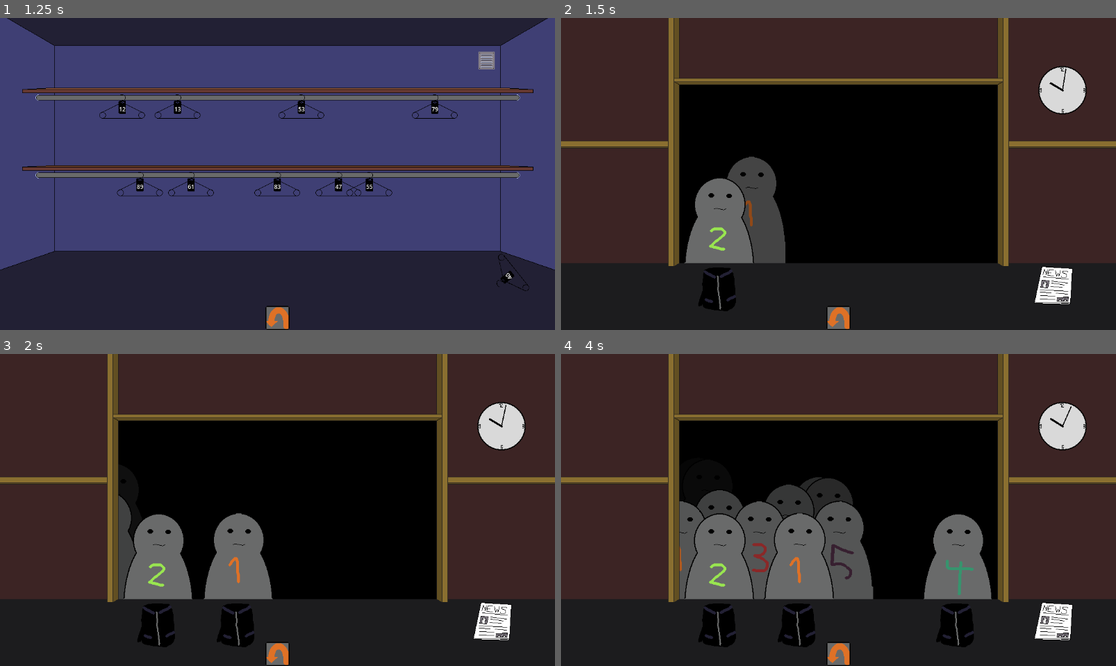
Above: before the commit, frames 1-4 (two rows, left to right).
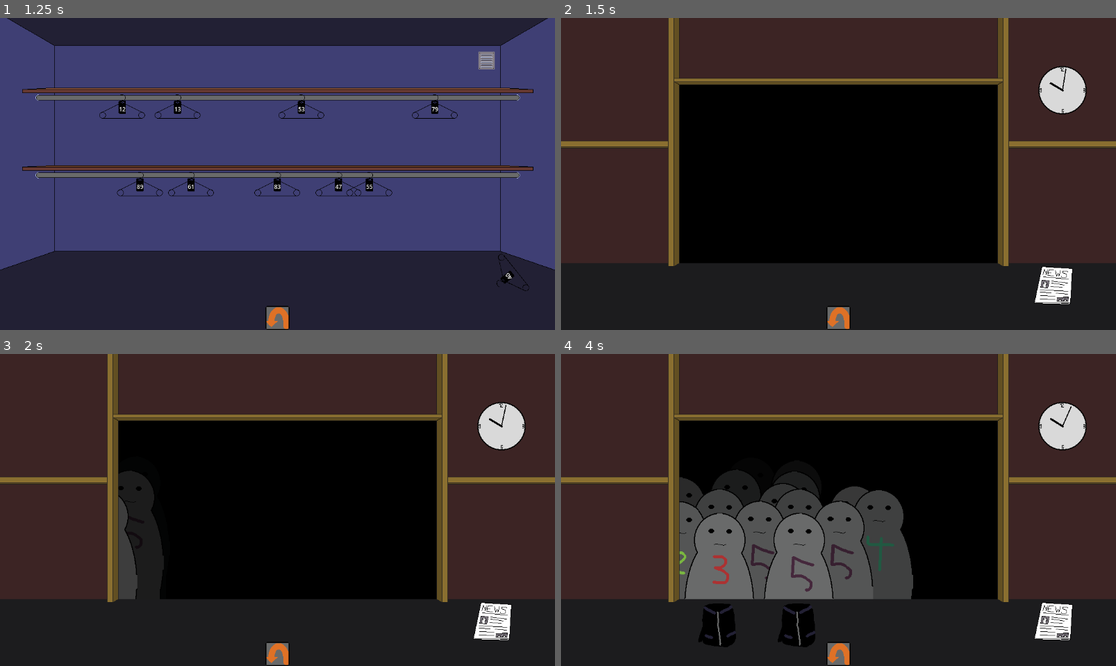
Above: after the commit, the same moments.

Repository: Reicher/cloakroom
Game: Godot game, scene res://scenes/game.tscn
Two runs of this game, one before a commit and one after it. Both use one fixed random seed, a clock stepped at 60 frames per second and the inputs below.
Inputs (mouse positions are in pixels of both pictures, inside the frame that each line leads up to):
- Up to frame 1 (1.25 s): click (277, 317) at 0.5 s
- Up to frame 2 (1.5 s): click (838, 317) at 1.25 s
- Up to frame 3 (2 s): no input
- Up to frame 4 (4 s): click (838, 653) at 2 s; tap Enter at 2.75 s; move the mouse to (683, 444) at 2.77 s; click (683, 444) at 2.92 s; move the mouse to (1049, 619) at 3.52 s; click (1049, 619) at 3.67 s

Frame 1 is identical in both runs. In frame 2, 5.3% of the frame differs, in the area x 22-41%, y 44-94%; in frame 3, 6.9%; in frame 4, 8.0%, in the area x 21-78%, y 37-94%.

Commit message:
Last bug fixed
Famous last words

Diff:
--- a/scenes/guest.tscn
+++ b/scenes/guest.tscn
@@ -27,4 +27,12 @@
 visible = false
 position = Vector2(0, 62)
 
+[node name="ArrivalTimer" type="Timer" parent="."]
+one_shot = true
+
+[node name="LeaveTimer" type="Timer" parent="."]
+one_shot = true
+
 [connection signal="item_added" from="Surface" to="." method="_on_surface_item_added"]
+[connection signal="timeout" from="ArrivalTimer" to="." method="_on_arrival_timer_timeout"]
+[connection signal="timeout" from="LeaveTimer" to="." method="_on_leave_timer_timeout"]
--- a/scripts/game.gd
+++ b/scripts/game.gd
@@ -18,11 +18,10 @@
 	for i in range(total_guests):
 		var guest = guestScene.instantiate()
 
+		counter_view.add_guest(guest)
+
 		# Night data should be some sort of struct
-		guest.arrival_time = randi() % (night_duration/2)
-		guest.leave_time = (night_duration/2) + randi() % (night_duration/2)
-
-		counter_view.add_guest(guest)
+		guest.notify_opening_hours(0, night_duration)
 
 func _on_item_dropped(item: Node2D):
 	item.move_to_parent(self)
--- a/scripts/guest.gd
+++ b/scripts/guest.gd
@@ -5,16 +5,18 @@
 signal dropItem(item: Node2D)
 
 # State management
-enum State { ARRIVING, IN_LINE, WAITING_FOR_PICKUP, WAITING_FOR_DROPOFF, WAITING_FOR_TICKET, IN_CLUB, LEAVING }
-var state: State = State.ARRIVING
+enum State { HOME, ARRIVING, IN_LINE, WAITING_FOR_PICKUP, WAITING_FOR_DROPOFF, WAITING_FOR_TICKET, IN_CLUB, LEAVING }
+var state: State = State.HOME
+
+@onready var arriving = $ArrivalTimer
+@onready var leaving = $LeaveTimer
+
+var speed : int = 150 + (randi() % 150)
+var tween : Tween = null
 
 @onready var money = $Money
 var belonging : Node2D
 var ticket: Node2D
-
-var time = 0.0
-var arrival_time = 999999.0
-var leave_time = 0.0
 
 func _ready():
 	global_position = Vector2(0, 300)
@@ -29,10 +31,20 @@
 	belonging.position = Vector2(0, 50)
 	add_child(belonging)
 
-	print("I will arrive at "+ str(arrival_time) + " and leave at " + str(leave_time))
+func notify_opening_hours(opens: int, closes: int):
+	var night_duration = closes - opens
+
+	arriving.start(float(randi() % (night_duration/2)))
+	arriving.timeout.connect(_set_state.bind(State.ARRIVING))
+
+	leaving.start(float((night_duration/2) + randi() % (night_duration/2)))
+	print("I will arrive at "+ str(arriving.get_wait_time()) + " and leave at " + str(leaving.get_wait_time()))
 
 func _set_state(new_state: State):
+	# What to do when entering a state
 	match new_state:
+		State.ARRIVING:
+			going_to_queue.emit(self)
 		State.WAITING_FOR_PICKUP:
 			belonging.visible = true
 			dropItem.emit(belonging)
@@ -44,37 +56,34 @@
 			money.visible = true
 			dropItem.emit(money)
 			belonging.picked.disconnect(_set_state.bind(State.WAITING_FOR_TICKET))
+		State.IN_CLUB:
+			if leaving.is_stopped():
+				going_to_queue.emit(self)
 		State.LEAVING:
 			belonging.visible = false
 			leaving_spot.emit(self)
-			_move_to(Vector2(0, position.y), 150 + (randi() % 150))
+			_move_to(Vector2(0, position.y))
 
 	state = new_state
 
-func _process(delta: float) -> void:
-	time += delta
-	if state == State.ARRIVING and time >= arrival_time:
+func _on_leave_timer_timeout() -> void:
+	if state == State.IN_CLUB:
 		going_to_queue.emit(self)
-	elif time >= leave_time:
-		if state == State.IN_CLUB:
-			going_to_queue.emit(self)
-		elif self.is_ancestor_of(belonging): # My jacket is allready on
-			_set_state(State.LEAVING)
-		elif $Surface.contains(belonging):
-			belonging.move_to_parent(self)
-			_set_state(State.LEAVING)
+	elif self.is_ancestor_of(belonging): # My jacket is allready on
+		_set_state(State.LEAVING)
+	elif $Surface.contains(belonging):
+		belonging.move_to_parent(self)
+		_set_state(State.LEAVING)
 
-func goToQueueSpot(target_pos: Vector2, is_service_spot: bool):
-	if state == State.LEAVING:
-		return
-	_set_state(State.IN_LINE)
-	var tween = _move_to(target_pos, 150 + (randi() % 150))
-	if is_service_spot:
-		tween.finished.connect(_on_counter_reached)
+func _move_to(target_pos: Vector2) -> Tween:
+	# Stop any existing tween
+	if tween and tween.is_running():
+		tween.kill()
+		tween = null
 
-func _move_to(target_pos: Vector2, speed: int = 100) -> Tween:
+	# Create a new tween
 	var duration = global_position.distance_to(target_pos) / speed
-	var tween = create_tween()
+	tween = create_tween()
 	tween.tween_property(self, "global_position", target_pos, duration)
 	tween.set_trans(Tween.TRANS_LINEAR)
 	tween.set_ease(Tween.EASE_IN_OUT)
@@ -86,6 +95,14 @@
 	else: # We are missing our belonging
 		_set_state(State.WAITING_FOR_DROPOFF)
 
+func goToQueueSpot(target_pos: Vector2, is_service_spot: bool):
+	if state == State.LEAVING:
+		return
+	_set_state(State.IN_LINE)
+	var tween = _move_to(target_pos)
+	if is_service_spot:
+		tween.finished.connect(_on_counter_reached)
+
 func _on_surface_item_added(item: Node2D):
 	if state == State.WAITING_FOR_TICKET and item.name.begins_with("ticket"):
 		ticket = item
@@ -93,7 +110,7 @@
 		ticket.visible = false
 		leaving_spot.emit(self)
 		var target_pos = Vector2(get_viewport().size.x, position.y)
-		var tween = _move_to(target_pos, 150 + (randi() % 150))
+		var tween = _move_to(target_pos)
 		tween.finished.connect(_set_state.bind(State.IN_CLUB))
 	elif state == State.WAITING_FOR_DROPOFF and item == belonging:
 		item.move_to_parent(self)
